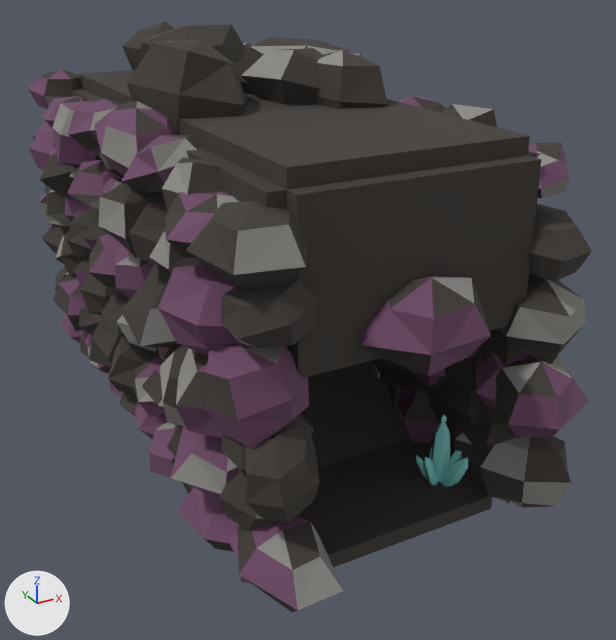
Two versions of the FBX model exports/Caves/Cave_Crystal_Drop.fbx, one commit apart.
The view is the same before and after, from a camera (50 mm lens) standing at (-0.24, -0.669, 0.219) and looking at (0.015, -0.204, -0.013). Lighting does not change. The marker at lower left points along +X, +Y and +Z. The picture after the commit comes second. Where no turn or scale is listed for an object, it has been applied to the vertices. Vertices at exactly the same position are counted once.

Names of what the first picture shows: 'Ceiling1', 'Decor', 'Floor2', 'Slope', 'Wall1', 'Wall2', 'Wall4'.
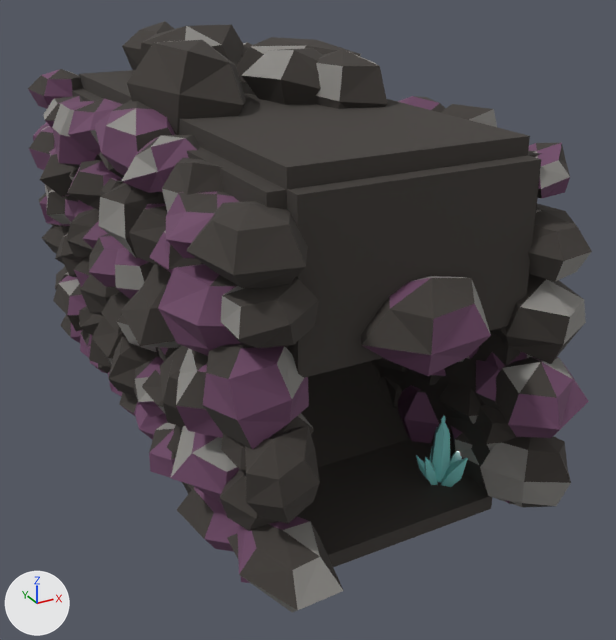
Where the change shows, as pixel boxes (x1, y1, x2, y2) in the pictures (616 x 640 px):
part 1 of me_decor_003, cut back
    both: (416, 446, 468, 487)
part 2 of me_decor_003, surface changed
    both: (28, 26, 591, 612)

Edits to the bpy script that builds the scene:
```text
Change me_decor_003:
    used by ob_decor; location = (0.0, 0.0, 0.0)
    remove me_decor_003.from_pydata(...)  # 3520 vertices, 6328 faces; spans x -0.122..0.121, y -0.389..0.045, z -0.096..0.169
    add me_decor_003.from_pydata(...)  # 3211 vertices, 5726 faces; spans x -0.122..0.121, y -0.389..0.045, z -0.096..0.169
    me_decor_003 part 1: 5 vertices moved from x 0.047..0.06, y -0.319..-0.297, z -0.092..-0.073 to x 0.048..0.06, y -0.319..-0.298, z -0.092..-0.083; 69 vertices removed from x 0.035..0.073, y -0.333..-0.297, z -0.091..-0.063; 29 vertices added at x 0.038..0.069, y -0.329..-0.3, z -0.091..-0.073
    me_decor_003 part 2: 1468 kept faces spanning x -0.122..0.121, y -0.389..0.045, z -0.096..0.166 get new texture (UV) coordinates
    other edits to the shape of me_decor_003 do not show in these pictures
```
